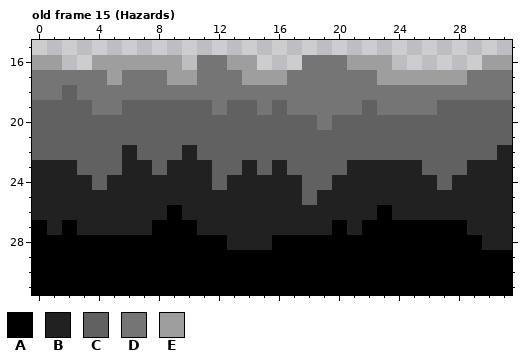
One commit to this pixel-art file: dots/Aseprite drawings/TileSheet.aseprite. Above, as it was before the edit.
32x32 pixels, 19 frames. Shown: old frame 15 (Hazards): x 0..31, y 15..31. The commit also changed other frames, which this record leaves out.
Palette (. is transparent): A #000000  B #212121  C #616161  D #757575  E #9e9e9e
Pixels before, old frame 15 (Hazards), first column x 0:
16 EE..EEEEEE.DDEE...DDDEEE......EE
17 DDDDDEDDDEEDDDEEEDDDDDDEEEEEEDDD
18 DDCDDDDDDDDDDDDDDDDDDDDDDDDDDDDD
19 CCCCDDCCCCCCDCCDCDDDDDCDDDDCCCCC
20 CCCCCCCCCCCCCCCCCCCDCCCCCCCCCCCC
21 CCCCCCCCCCCCCCCCCCCCCCCCCCCCCCCC
22 CCCCCCBCCCBCCCCCCCCCCCCCCCCCCCCB
23 BBBCCCBBCBBBCCBCBCCCCBBBBBCCCBBB
24 BBBBCBBBBBBBCBBBBBCCBBBBBBBCBBBB
25 BBBBBBBBBBBBBBBBBBCBBBBBBBBBBBBB
26 BBBBBBBBBABBBBBBBBBBBBBABBBBBBBB
27 ABABBBBBAAABBBBBBBBBABAAAAAAABBB
28 AAAAAAAAAAAAABBBAAAAAAAAAAAAAABB
29 AAAAAAAAAAAAAAAAAAAAAAAAAAAAAAAA
30 AAAAAAAAAAAAAAAAAAAAAAAAAAAAAAAA
31 AAAAAAAAAAAAAAAAAAAAAAAAAAAAAAAA
Now the later version:
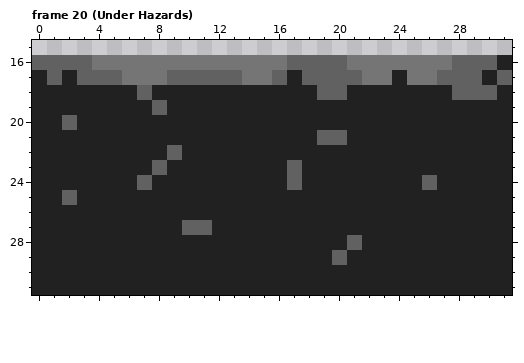
A new or re-ordered frame is compared with the old frame closest to it.
Edits made:
frames 19 -> 20
Changed rows in their new state; - is an unchanged pixel.
Frame 20 (Under Hazards) is new; against old frame 15 (Hazards):
first column x 0:
16 CCCCDDDDDDD--DDDDCCCCDDDDDDDCCCB
17 BCBCCC---CCCCCDDCBCCCC-DBDDCCCBC
18 BBBBBBBCBBBBBBBBBBBCCBBBBBBBCCCB
19 BBBBBBBB-BBBBBBBBBBBBBBBBBBBBBBB
20 BB-BBBBBBBBBBBBBBBBBBBBBBBBBBBBB
21 BBBBBBBBBBBBBBBBBBB--BBBBBBBBBBB
22 BBBBBB-BB--BBBBBBBBBBBBBBBBBBBB-
23 ---BBB------BB-B--BBB-----BBB---
24 ----B--C----B----CBB------CB----
25 --C---------------B-------------
26 ---------B-------------B--------
27 B-B-----BBCC--------B-BBBBBBB---
28 BBBBBBBBBBBBB---BBBBBCBBBBBBBB--
29 BBBBBBBBBBBBBBBBBBBBCBBBBBBBBBBB
30 BBBBBBBBBBBBBBBBBBBBBBBBBBBBBBBB
31 BBBBBBBBBBBBBBBBBBBBBBBBBBBBBBBB
Pixel boxes of the changes (left, top, right, bottom) in both pictures:
changed: (32, 55, 512, 295)
